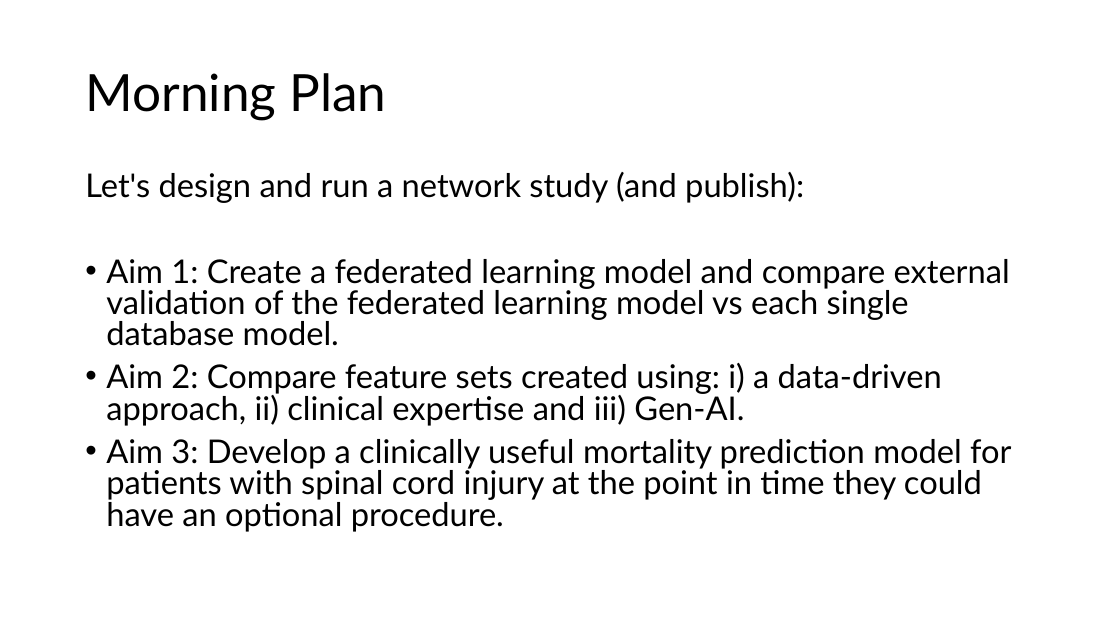
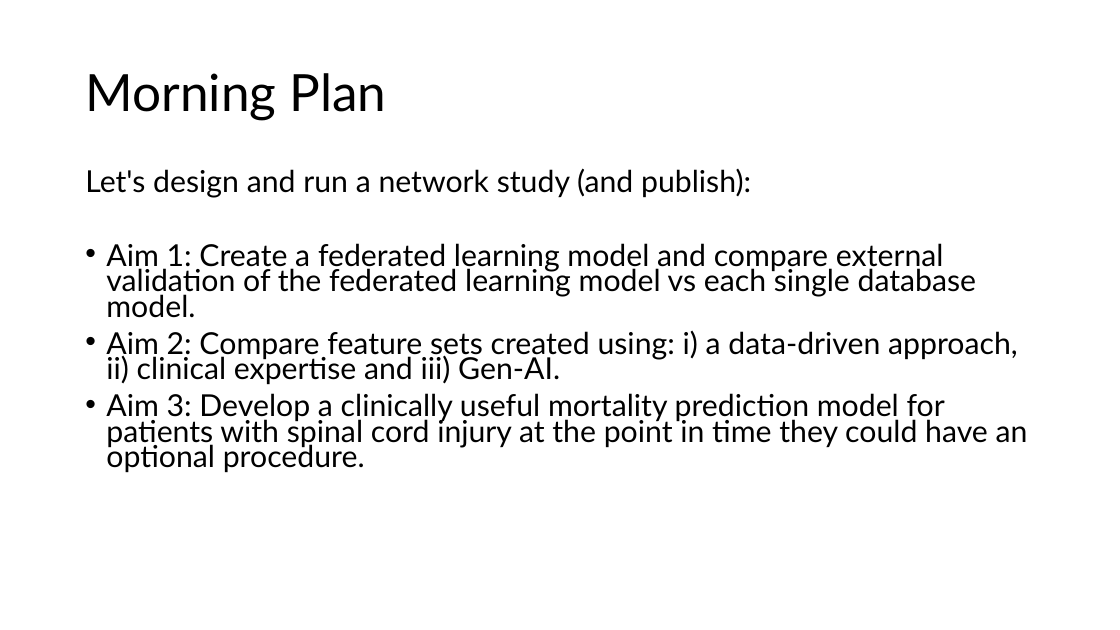
Before and after one commit to ohdsi-studies/TetraplegiaInterventionMortality, a slide deck: slide 3 of plp_ohdsi_24_workgroup.pptx. Drawn at 1120x630 pixels with LibreOffice and Linux fonts; fonts in the diff are those of the drawing. Boxes give left, top, right and bottom in pixels: in the first picture for what was removed or moved away, otherwise in the second. Text is boxed around its words. In the diff, an @@ line names an element or a change of style, - is before the commit and + after.

```diff
--- a/plp_ohdsi_24_workgroup.pptx
+++ b/plp_ohdsi_24_workgroup.pptx
@@ text "Let's design and run a ..." at [85,168,1028,473]: size 28 to 25.9 pt; line spacing 0.8 to 0.7 @@
```
Also in this commit, not shown: 2 other slides changed, 1 slide added.
